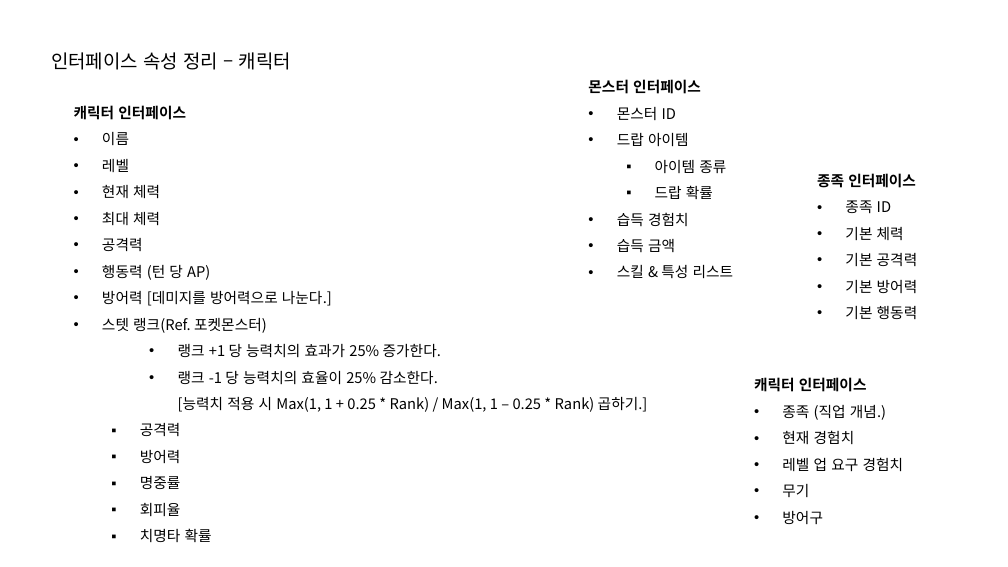
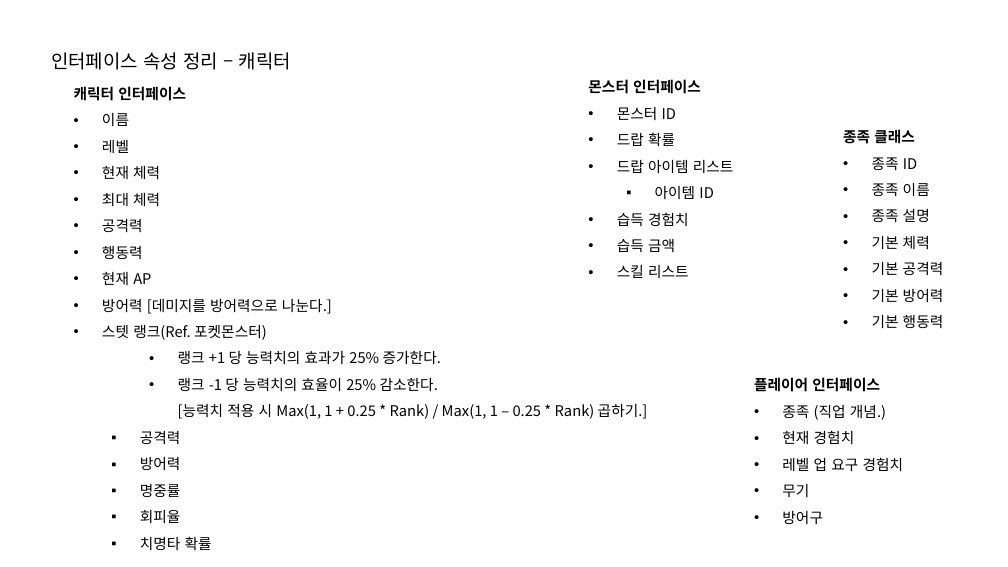
Before and after one commit to lsu0503/TextRPG_TeamProject2nd, a slide deck: slide 11 of Documents/TextRPG_와이어프레임.pptx (slide 13 before the commit). Drawn at 1008x567 pixels with LibreOffice and Linux fonts; fonts in the diff are those of the drawing. Boxes give left, top, right and bottom in pixels: in the first picture for what was removed or moved away, otherwise in the second. Text is boxed around its words. In the diff, an @@ line names an element or a change of style, - is before the commit and + after.

```diff
--- a/Documents/TextRPG_와이어프레임.pptx
+++ b/Documents/TextRPG_와이어프레임.pptx
@@ text "캐릭터 인터페이스": place and size @@
-text "캐릭터 인터페이스" at box(74, 105, 648, 542)
+text "캐릭터 인터페이스" at box(74, 86, 648, 550)
@@ text "종족 클래스": place and size @@
-text "종족 클래스" at box(817, 173, 918, 319)
+text "종족 클래스" at box(843, 129, 944, 328)
@@ text at box(617, 133, 726, 173): paragraphs removed @@
-• 드랍 아이템
-  ▪ 아이템 종류
@@ text at box(617, 132, 675, 146): bullet ▪ to •; list level 2 to 1 in "드랍 확률" @@
@@ text at box(843, 129, 915, 144): text changed @@
-종족 인터페이스
+종족 클래스
@@ text at box(617, 160, 734, 199): paragraphs added @@
+• 드랍 아이템 리스트
+  ▪ 아이템 ID
@@ text at box(872, 183, 930, 222): paragraphs added @@
+• 종족 이름
+• 종족 설명
@@ text at box(102, 246, 151, 285): text changed @@
-• 행동력 (턴 당 AP)
+• 행동력
+• 현재 AP
@@ text at box(617, 265, 689, 278): text changed @@
-• 스킬 & 특성 리스트
+• 스킬 리스트
@@ text at box(754, 377, 880, 392): text changed @@
-캐릭터 인터페이스
+플레이어 인터페이스
```
Also in this commit, not shown: 6 other slides changed, 1 slide added, 2 slides removed.
